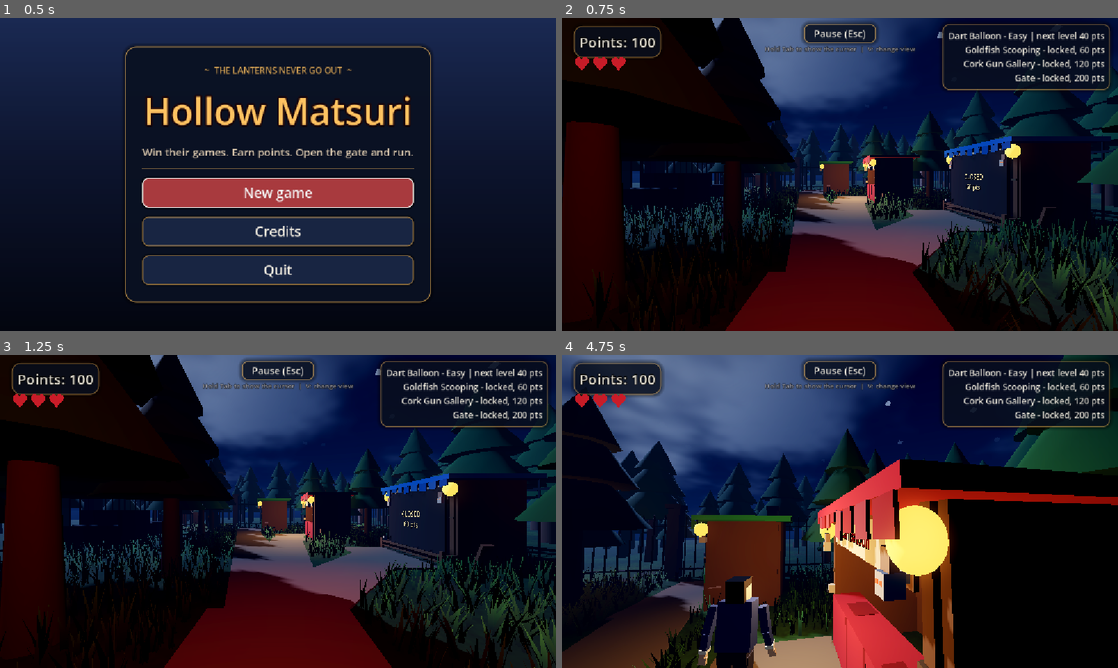
Above: before the commit, frames 1-4 (two rows, left to right).
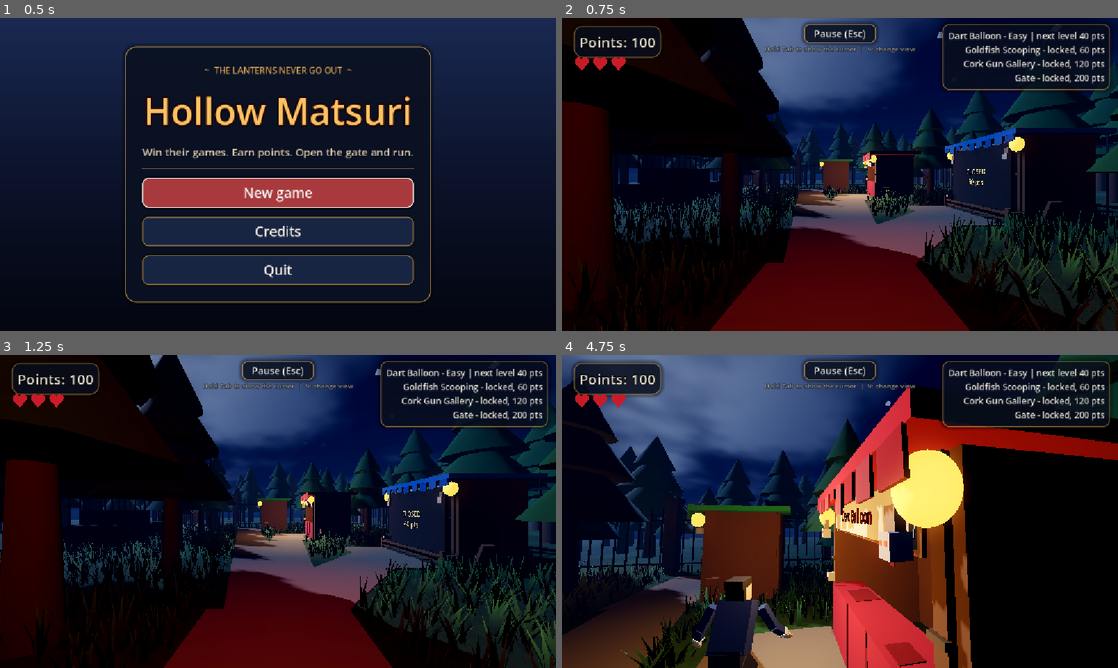
Above: after the commit, the same moments.

Repository: clover192882-cmyk/GameJam
Game: Godot game, scene res://scenes/menu.tscn
Two runs of this game, one before a commit and one after it. Both use one fixed random seed, a clock stepped at 60 frames per second and the inputs below.
Inputs (mouse positions are in pixels of both pictures, inside the frame that each line leads up to):
- Up to frame 1 (0.5 s): no input
- Up to frame 2 (0.75 s): click "New game" at 0.5 s
- Up to frame 3 (1.25 s): no input
- Up to frame 4 (4.75 s): tap Enter at 1.25 s; move the mouse to (867, 511) at 1.27 s; hold W (move_forward) from 1.28 s (still down); tap Space (jump) at 1.35, 1.52, 1.82, 2.27, 2.3, 2.57, 3.05, 3.77, 3.8, 4.07, 4.52, 4.55 s; click (867, 511) at 1.42 s; move the mouse to (812, 511) at 2.02 s; tap Q (difficulty_cycle) at 2.1 s; move the mouse to (851, 505) at 2.77 s; hold R (difficulty_unlock) 2.78-3.53 s; move the mouse to (834, 517) at 3.52 s; tap E (interact) at 3.6 s; click (834, 517) at 3.67 s; move the mouse to (878, 514) at 4.27 s; hold V (toggle_view) from 4.28 s (still down)

Frame 1 is identical in both runs. In frame 2, 17% of the frame differs, in the area x 0-100%, y 0-100%; in frame 3, 4.5%; in frame 4, 29%.

Commit message:
Add held landing crouch so a jump ends crouch, stand
Co-Authored-By: Claude Code <noreply@anthropic.com>

Diff:
--- a/scripts/player.gd
+++ b/scripts/player.gd
@@ -23,6 +23,8 @@
 var _bob_amp := 0.0
 var _crouch := 0.0
 var _land_dip := 0.0
+var _land_hold := 0.0
+var _air_vy := 0.0
 var _was_on_floor := true
 var _base_fov := 75.0
 var fov_extra := 0.0
@@ -99,8 +101,11 @@
 
 func _update_camera(delta: float, speed: float) -> void:
 	var on_floor := is_on_floor()
-	if on_floor and not _was_on_floor:
-		_land_dip = clampf(absf(velocity.y) / 12.0 + 0.04, 0.05, 0.18)
+	if not on_floor:
+		_air_vy = velocity.y
+	elif not _was_on_floor:
+		_land_dip = clampf(absf(_air_vy) / 14.0 + 0.12, 0.2, 0.28)
+		_land_hold = 0.12
 	_was_on_floor = on_floor
 
 	var moving := on_floor and movement_enabled and speed > 0.3
@@ -114,7 +119,10 @@
 	if _jump_timer >= 0.0:
 		crouch_target = 0.28
 	_crouch = lerpf(_crouch, crouch_target, minf(delta * 16.0, 1.0))
-	_land_dip = lerpf(_land_dip, 0.0, minf(delta * 9.0, 1.0))
+	if _land_hold > 0.0:
+		_land_hold -= delta
+	else:
+		_land_dip = lerpf(_land_dip, 0.0, minf(delta * 7.0, 1.0))
 
 	var offset := Vector3(sin(_bob_phase) * _bob_amp * 0.6, absf(sin(_bob_phase)) * _bob_amp - _bob_amp * 0.5, 0.0)
 	offset.y -= _crouch + _land_dip
@@ -122,6 +130,7 @@
 		offset = Vector3.ZERO
 		_crouch = 0.0
 		_land_dip = 0.0
+		_land_hold = 0.0
 	_cam_bob = _cam_bob.lerp(offset, minf(delta * 20.0, 1.0))
 	cam.position = _cam_bob
 	cam.rotation.z = lerpf(cam.rotation.z, -sin(_bob_phase) * _bob_amp * 0.25 if moving else 0.0, minf(delta * 8.0, 1.0))
